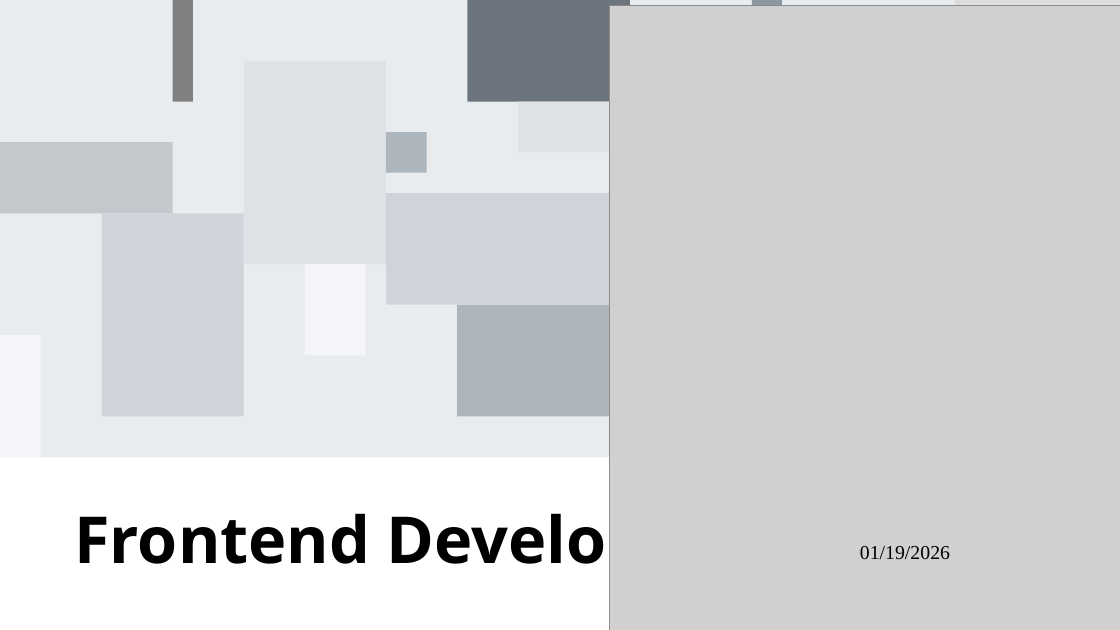
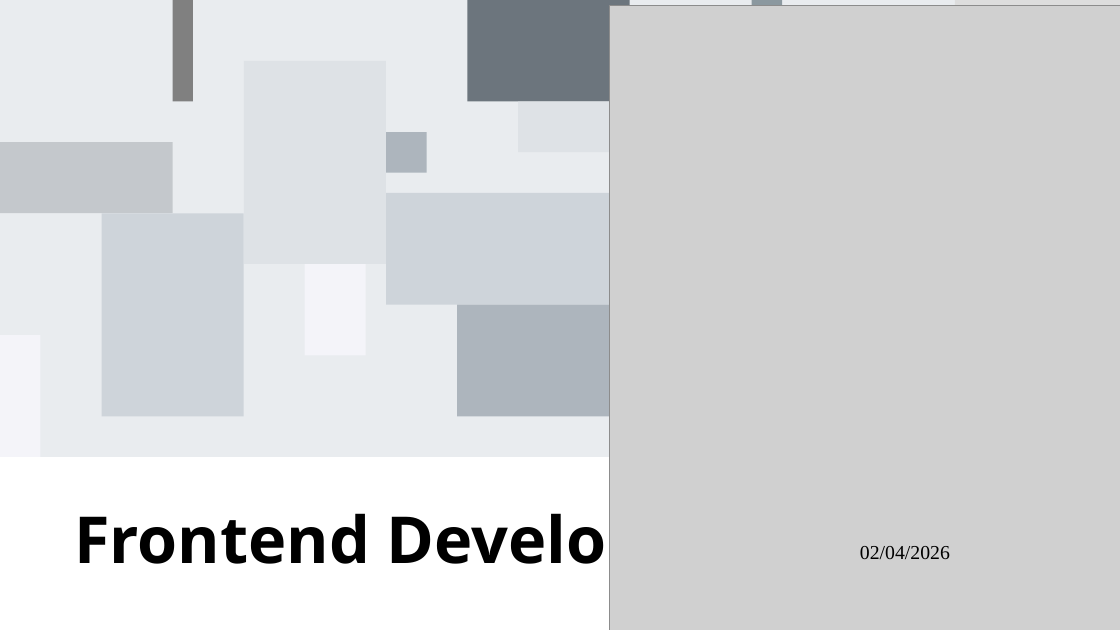
Before and after one commit to TonyLiu0226/toDoListTutorial, a slide deck: slide 1 of frontend_presentation.pptx. Drawn at 1120x630 pixels with LibreOffice and Linux fonts; fonts in the diff are those of the drawing; grey boxes stand for pictures. Boxes give left, top, right and bottom in pixels: in the first picture for what was removed or moved away, otherwise in the second. Text is boxed around its words. In the diff, an @@ line names an element or a change of style, - is before the commit and + after.

```diff
--- a/frontend_presentation.pptx
+++ b/frontend_presentation.pptx
@@ text at (860,546,950,559): text changed @@
-01/19/2026
+02/04/2026
```
Also in this commit, not shown: 10 other slides changed, 1 slide added, 11 other files.
